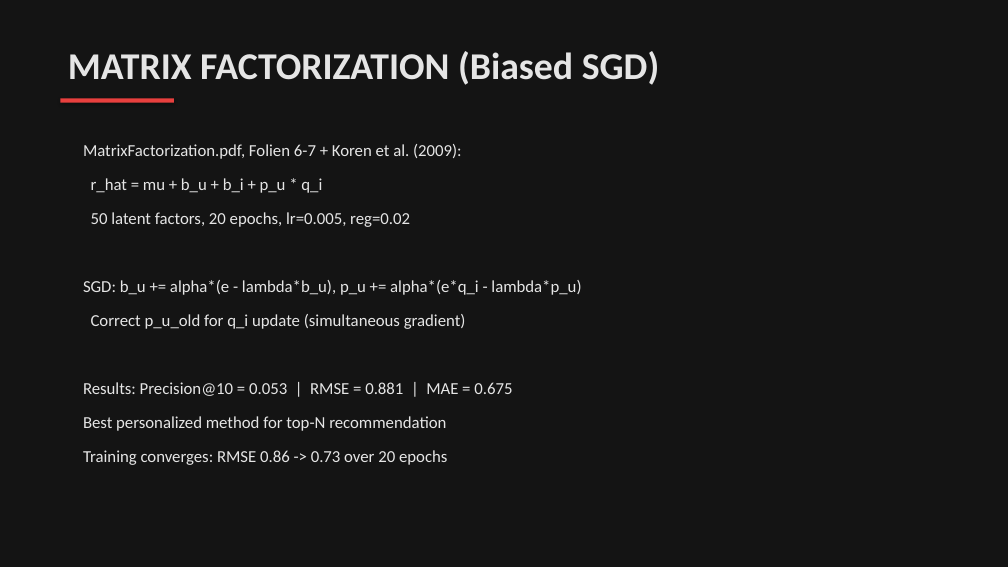
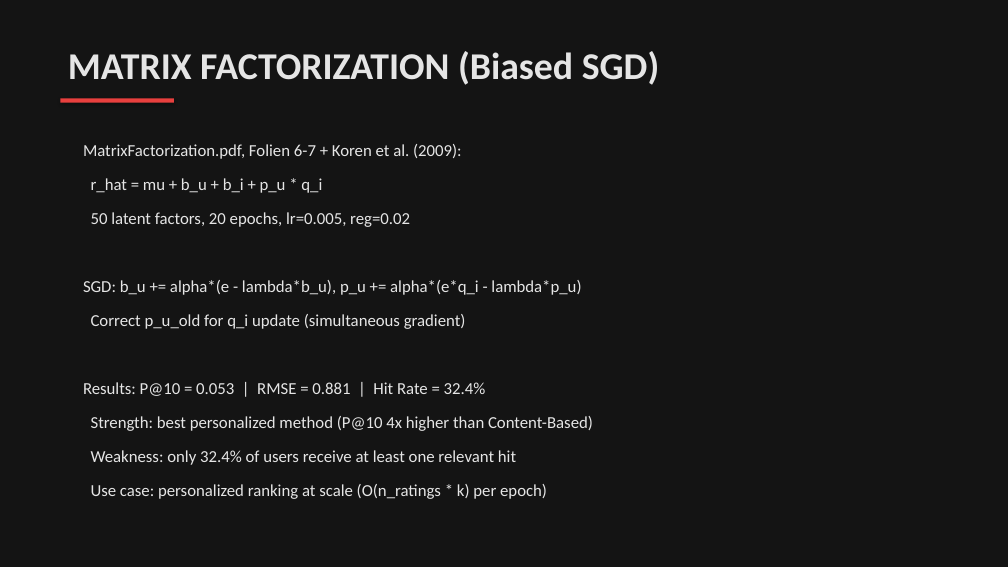
Before and after one commit to Thisisntevenmyfinale/cinematch, a slide deck: slide 8 of CineMatch_Presentation.pptx. Drawn at 1008x567 pixels with LibreOffice and Linux fonts; fonts in the diff are those of the drawing. Boxes give left, top, right and bottom in pixels: in the first picture for what was removed or moved away, otherwise in the second. Text is boxed around its words. In the diff, an @@ line names an element or a change of style, - is before the commit and + after.

```diff
--- a/CineMatch_Presentation.pptx
+++ b/CineMatch_Presentation.pptx
@@ text at [83,382,486,396]: text changed @@
-Results: Precision@10 = 0.053 | RMSE = 0.881 | MAE = 0.675
+Results: P@10 = 0.053 | RMSE = 0.881 | Hit Rate = 32.4%
@@ text at [91,416,593,431]: text changed @@
-Best personalized method for top-N recommendation
+Strength: best personalized method (P@10 4x higher than Content-Based)
@@ text at [91,450,516,465]: text changed @@
-Training converges: RMSE 0.86 -> 0.73 over 20 epochs
+Weakness: only 32.4% of users receive at least one relevant hit
@@ text added at [91,484,547,499], 16 pt, text #E5E5E5 @@
+Use case: personalized ranking at scale (O(n_ratings * k) per epoch)
```
Also in this commit, not shown: 11 other slides changed, 4 slides added, 1 other file.
